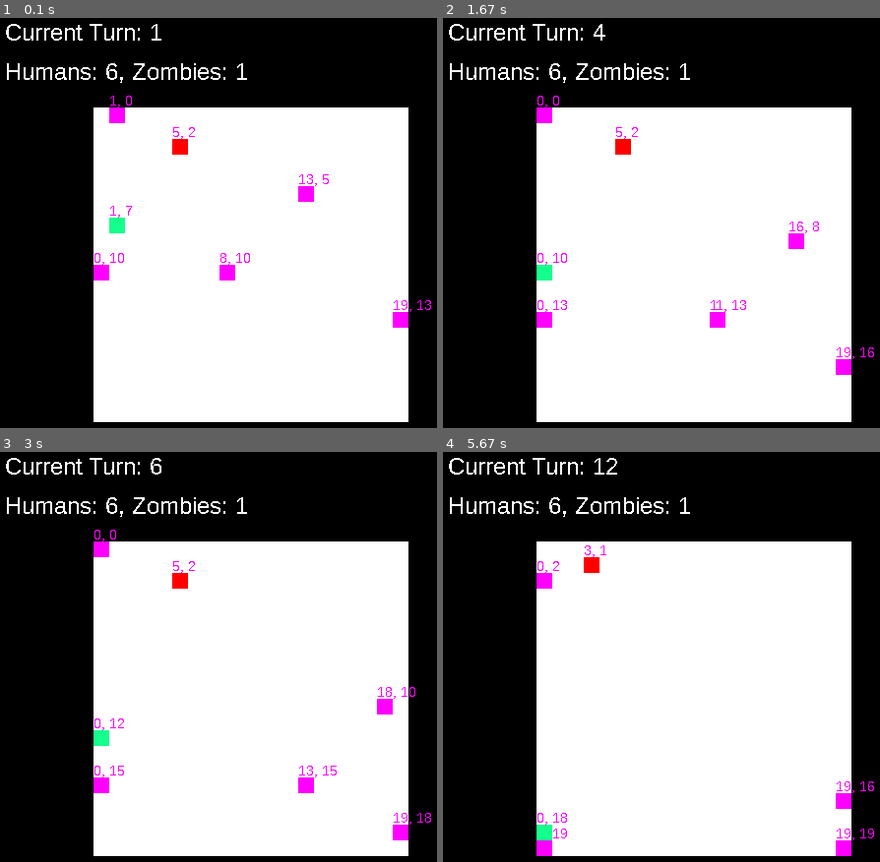
Above: before the commit, frames 1-4 (two rows, left to right).
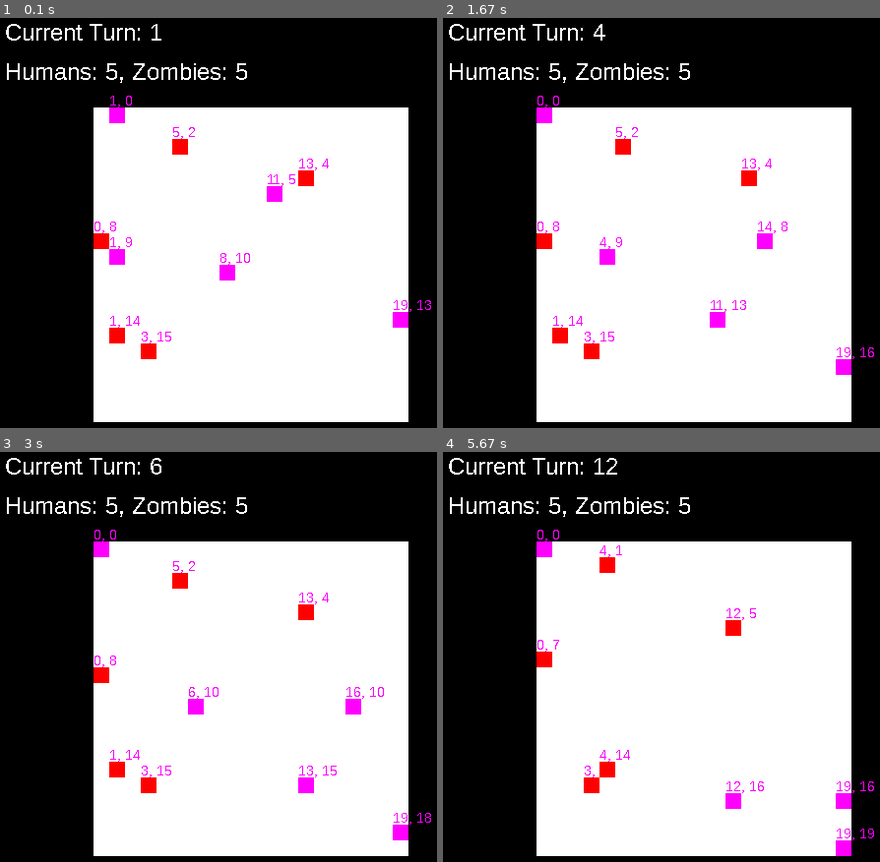
Above: after the commit, the same moments.

Repository: wallermatt/exercises
Game: pygame game, started from zombies.py
Same seed, same stepped clock (60 frames per second), same inputs: the game is played once before the commit and once after it.
Inputs:
- Up to frame 1 (0.1 s): no input
- Up to frame 2 (1.67 s): no input
- Up to frame 3 (3 s): tap Enter at 1.97 s
- Up to frame 4 (5.67 s): no input

The runs differ from the first frame. In frame 1, 1.5% of the frame differs, in the area x 21-76%, y 11-84%; in frame 2, 1.6%; in frame 3, 1.6%; in frame 4, 1.9%, in the area x 21-74%, y 11-99%.

Commit message:
random zombie

Diff:
--- a/zombies.py
+++ b/zombies.py
@@ -127,7 +127,7 @@
         closest_zombie, _, closest_zombie_distance = get_closest_character((self.column, self.row), ZOMBIE, arena)
 
         # get positions 2 away
-        adj_coords = generate_adjacent_coords((self.column, self.row), 3, arena)
+        adj_coords = generate_adjacent_coords((self.column, self.row), 5, arena)
 
         # find closest zombie for each
         best_position = (self.column, self.row)
@@ -199,6 +199,9 @@
             self.pause -= 1
             return
 
+        if random.randrange(2):
+            return
+
         closest_human = None
         closest_human_index = None
         closest_human_distance = float("inf")
@@ -285,7 +288,7 @@
     arena.all_sprites_list = pygame.sprite.Group()
 
 
-    for _ in range(1):
+    for _ in range(5):
         z = Zombie(random.randrange(0, ARENA_WIDTH+1), random.randrange(0, ARENA_HEIGHT+1))
         arena.characters.append(z)
         arena.all_sprites_list.add(z.sprite)
@@ -295,7 +298,7 @@
         arena.characters.append(rp)
         arena.all_sprites_list.add(rp.sprite)
 
-    for _ in range(1):
+    for _ in range(0):
         rm = RunningMan(random.randrange(0, ARENA_WIDTH+1), random.randrange(0, ARENA_HEIGHT+1))
         arena.characters.append(rm)
         arena.all_sprites_list.add(rm.sprite)
